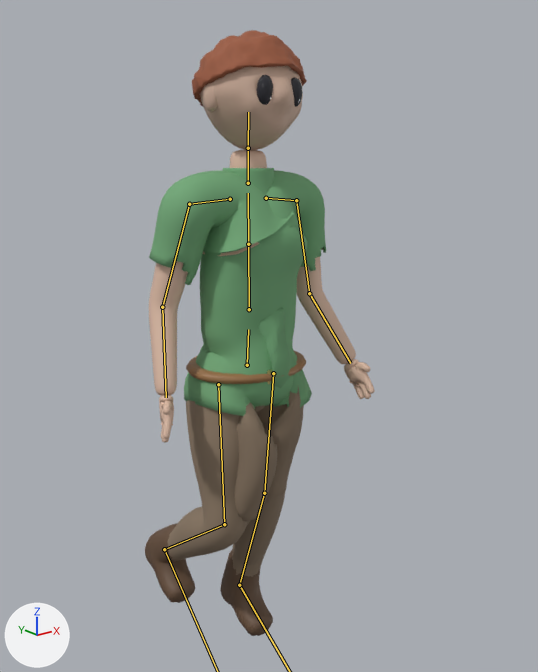
Two versions of the glTF model spike/godot/assets/character.glb, one commit apart.
Camera for both pictures: a 50 mm camera at (-1.184, -1.577, 1.648) aimed at (0.082, 0.006, 1.015). Lighting does not change. The marker at lower left points along +X, +Y and +Z. The first picture is the older version. Both versions are drawn at frame 8 of the action 'walk'; the numbers are the values there. The bones that change, and the others that lie on the model, are drawn over the model as lines.

Objects in the first picture: 'Belt', 'Body', 'Boot.L', 'Boot.R', 'Hand.L', 'Hand.R', 'Head', 'Trousers', 'Tunic'.
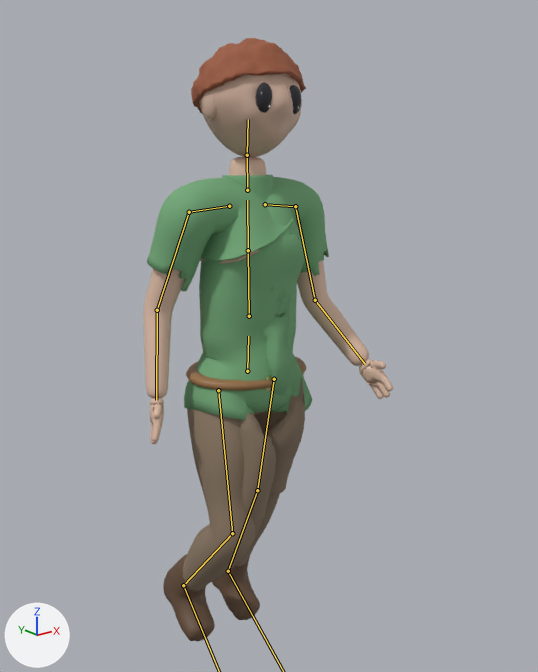
Pixel boxes (x1, y1, x2, y2) of what changed, in the pictures (538 x 672 px):
'Tunic', posed
    before: (149, 168, 326, 416)
    after: (147, 175, 329, 420)
'Trousers', posed
    before: (167, 387, 304, 577)
    after: (183, 378, 305, 592)
'Head', posed
    before: (192, 30, 307, 150)
    after: (191, 38, 306, 157)
'Body', posed (9% wider)
    before: (149, 150, 356, 396)
    after: (143, 157, 369, 398)
'Boot.R', posed (10% taller)
    before: (145, 523, 195, 603)
    after: (163, 554, 215, 642)
'Boot.L', posed
    before: (220, 548, 273, 636)
    after: (212, 557, 260, 620)
'Belt', posed
    before: (186, 350, 306, 384)
    after: (186, 357, 306, 391)
'Hand.L', posed (9% wider)
    before: (344, 359, 375, 399)
    after: (359, 359, 393, 399)
'Hand.R', posed (6% narrower)
    before: (159, 395, 174, 443)
    after: (150, 398, 164, 444)
bone 'hips', root to tip
    before: (247, 365) to (248, 329)
    after: (247, 371) to (248, 336)
bone 'chest', root to tip
    before: (248, 244) to (248, 193)
    after: (248, 250) to (247, 200)
bone 'upper_arm.L', root to tip
    before: (296, 200) to (309, 293)
    after: (295, 206) to (315, 300)
bone 'forearm.L', root to tip
    before: (309, 293) to (350, 363)
    after: (315, 300) to (365, 364)
bone 'upper_arm.R', root to tip
    before: (189, 204) to (162, 307)
    after: (189, 212) to (157, 310)
bone 'thigh.L', root to tip
    before: (273, 373) to (264, 493)
    after: (274, 379) to (257, 490)
bone 'thigh.R', root to tip
    before: (218, 384) to (224, 524)
    after: (218, 390) to (232, 533)
bone 'shin.R', root to tip
    before: (224, 524) to (164, 549)
    after: (232, 533) to (183, 585)

Edits to the bpy script that builds the scene:
```text
Change bone_hips:
    where bone_hips = bpy.data.objects['Rig'].pose.bones['hips']  # child of 'root'
    bone_hips.location: (0.0, -0.014, 0.0) -> (0.0, -0.032, 0.0)
    bone_hips.rotation_quaternion: (1.0, 0.0, -0.014, -0.025) -> (0.999, 0.001, -0.026, -0.023)  # degrees (0, -2, -3) -> degrees (0, -3, -3)
Change bone_chest:
    where bone_chest = bpy.data.objects['Rig'].pose.bones['chest']  # child of 'spine'
    bone_chest.rotation_quaternion: (1.0, 0.0, 0.009, 0.0) -> (1.0, 0.0, 0.017, 0.0)  # degrees (0, 1, 0) -> degrees (0, 2, 0)
Change bone_upper_arm_l:
    where bone_upper_arm_l = bpy.data.objects['Rig'].pose.bones['upper_arm.L']  # child of 'shoulder.L'
    bone_upper_arm_l.rotation_quaternion: (0.98, 0.05, 0.0, -0.192) -> (0.976, 0.097, -0.019, -0.193)  # degrees (6, 1, -22) -> degrees (11, 0, -22)
Change bone_forearm_l:
    where bone_forearm_l = bpy.data.objects['Rig'].pose.bones['forearm.L']  # child of 'upper_arm.L'
    bone_forearm_l.rotation_quaternion: (0.985, 0.15, -0.089, 0.015) -> (0.978, 0.178, -0.105, 0.018)  # degrees (17, -10, 0) -> degrees (21, -12, 0)
Change bone_upper_arm_r:
    where bone_upper_arm_r = bpy.data.objects['Rig'].pose.bones['upper_arm.R']  # child of 'shoulder.R'
    bone_upper_arm_r.rotation_quaternion: (0.98, -0.05, -0.041, 0.187) -> (0.976, -0.097, -0.06, 0.184)  # degrees (-7, -4, 22) -> degrees (-12, -5, 22)
Change bone_thigh_l:
    where bone_thigh_l = bpy.data.objects['Rig'].pose.bones['thigh.L']  # child of 'hips'
    bone_thigh_l.rotation_quaternion: (0.998, -0.059, 0.001, 0.0) -> (0.994, -0.113, 0.003, 0.0)  # degrees (-7, 0, 0) -> degrees (-13, 0, 0)
Change bone_foot_l:
    where bone_foot_l = bpy.data.objects['Rig'].pose.bones['foot.L']  # child of 'shin.L'
    bone_foot_l.rotation_quaternion: (0.996, 0.091, -0.003, 0.005) -> (0.99, 0.14, -0.004, 0.008)  # degrees (10, 0, 1) -> degrees (16, -1, 1)
Change bone_thigh_r:
    where bone_thigh_r = bpy.data.objects['Rig'].pose.bones['thigh.R']  # child of 'hips'
    bone_thigh_r.rotation_quaternion: (0.998, 0.059, 0.001, 0.0) -> (0.994, 0.113, 0.003, 0.0)  # degrees (7, 0, 0) -> degrees (13, 0, 0)
Change bone_shin_r:
    where bone_shin_r = bpy.data.objects['Rig'].pose.bones['shin.R']  # child of 'thigh.R'
    bone_shin_r.rotation_quaternion: (0.885, -0.465, -0.006, 0.0) -> (0.912, -0.411, -0.005, 0.0)  # degrees (-55, -1, 0) -> degrees (-49, -1, 0)
Change bone_foot_r:
    where bone_foot_r = bpy.data.objects['Rig'].pose.bones['foot.R']  # child of 'shin.R'
    bone_foot_r.rotation_quaternion: (0.93, 0.368, 0.011, -0.02) -> (0.965, 0.26, 0.008, -0.014)  # degrees (43, 2, -2) -> degrees (30, 1, -1)
```
